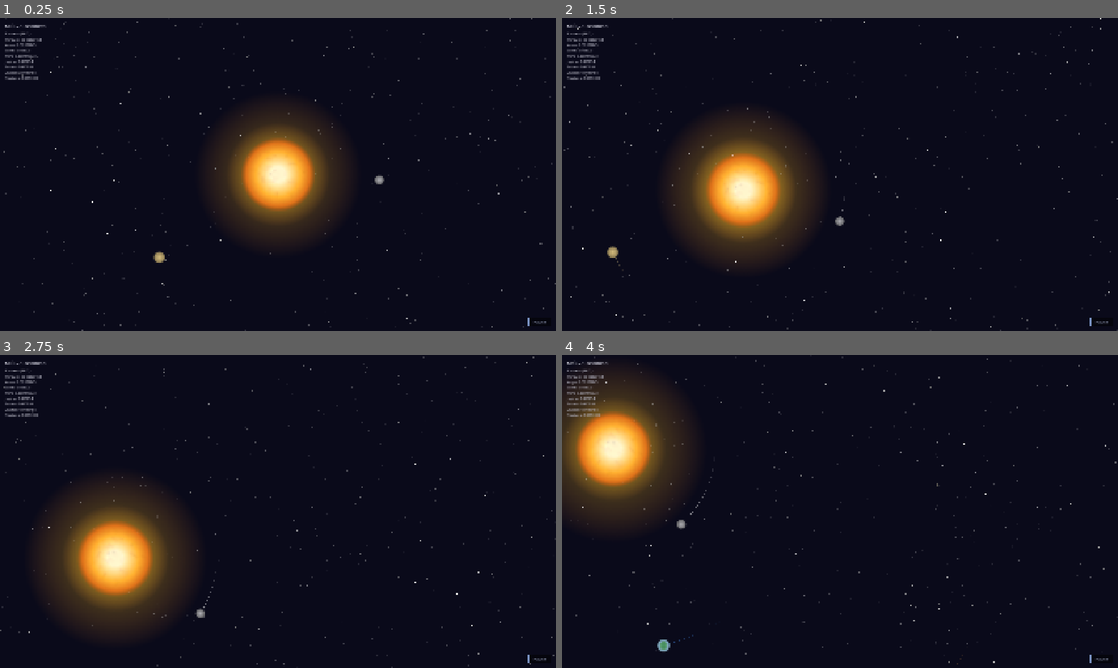
Above: before the commit, frames 1-4 (two rows, left to right).
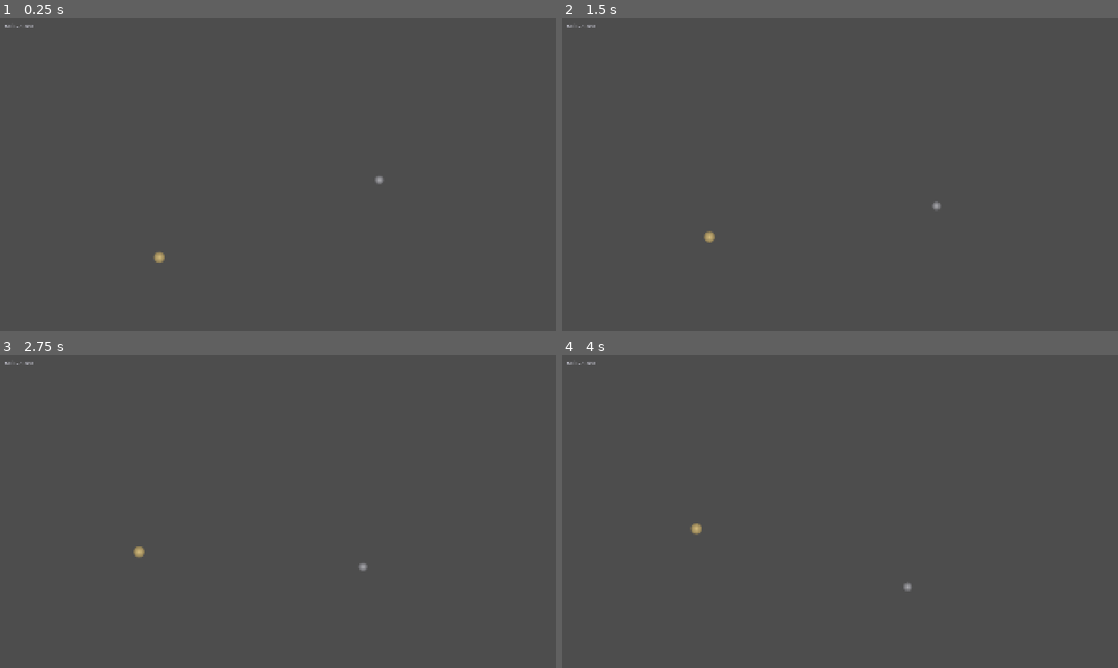
Above: after the commit, the same moments.

Repository: avantgardian/godot-space-idle
Game: Godot game, scene res://scenes/main.tscn
Two runs of this game, one before a commit and one after it. Both use one fixed random seed, a clock stepped at 60 frames per second and the inputs below.
Inputs (mouse positions are in pixels of both pictures, inside the frame that each line leads up to):
- Up to frame 1 (0.25 s): no input
- Up to frame 2 (1.5 s): tap Enter at 0.5 s; move the mouse to (962, 158) at 0.52 s; hold Right (ui_right) 0.53-1.25 s; tap L at 0.6 s; click (962, 158) at 0.67 s; drag from (728, 190) to (812, 237) at 1.27 s
- Up to frame 3 (2.75 s): move the mouse to (333, 442) at 2.02 s; hold Right (ui_right) from 2.03 s (still down); tap L at 2.1 s; click (333, 442) at 2.17 s
- Up to frame 4 (4 s): release Right (ui_right) at 2.75 s; drag from (812, 574) to (673, 464) at 2.77 s; move the mouse to (1006, 558) at 3.52 s; hold Left (ui_left) from 3.53 s (still down); tap L at 3.6 s; click (1006, 558) at 3.67 s

The runs differ from the first frame. In frame 1, 100% of the frame differs, in the area x 0-100%, y 0-100%; in frame 2, 100%; in frame 3, 100%; in frame 4, 100%.
Error after the commit: Parse Error: Cannot infer the type of "color" variable because the value doesn't have a set type. (res://scripts/main.gd:160)

Commit message:
Add planet info popup: name, mass, speed, orbit, period with fade-in/out

Diff:
--- a/scripts/main.gd
+++ b/scripts/main.gd
@@ -42,6 +42,16 @@
 const _STAR_SHADER := preload("res://shaders/star_blur.gdshader")
 const _SUN_SHADER := preload("res://shaders/sun_noise.gdshader")
 const PLANET_NAMES := ["Mercury", "Venus", "Earth", "Mars", "Jupiter", "Saturn", "Uranus", "Neptune"]
+const PLANET_COLORS := [
+	Color(0.7, 0.7, 0.7),
+	Color(0.95, 0.85, 0.5),
+	Color(0.3, 0.6, 1.0),
+	Color(0.85, 0.35, 0.15),
+	Color(0.85, 0.6, 0.3),
+	Color(0.8, 0.7, 0.4),
+	Color(0.4, 0.7, 0.9),
+	Color(0.2, 0.3, 0.85),
+]
 func _ready():
 	RenderingServer.set_default_clear_color(BG_COLOR)
 	_generate_star_layers()
@@ -142,6 +152,124 @@
 	var overlay := $UI/PauseOverlay as ColorRect
 	overlay.visible = _paused
 
+func _show_planet_popup(planet_node: Node2D):
+	_hide_planet_popup()
+	var idx := _find_planet_idx(planet_node)
+	if idx < 0:
+		return
+	var color := PLANET_COLORS[idx]
+
+	var panel := Panel.new()
+	panel.name = "PlanetPopup"
+	panel.anchor_left = 1.0
+	panel.anchor_top = 0.0
+	panel.anchor_right = 1.0
+	panel.anchor_bottom = 0.0
+	panel.offset_left = -300.0
+	panel.offset_top = 20.0
+	panel.offset_right = -20.0
+	panel.mouse_filter = Control.MOUSE_FILTER_IGNORE
+
+	var sb := StyleBoxFlat.new()
+	sb.bg_color = Color(0.04, 0.04, 0.1, 0.88)
+	sb.border_color = color
+	sb.border_width_left = 3
+	sb.border_width_top = 1
+	sb.border_width_right = 1
+	sb.border_width_bottom = 1
+	sb.corner_radius_top_left = 6
+	sb.corner_radius_top_right = 6
+	sb.corner_radius_bottom_right = 6
+	sb.corner_radius_bottom_left = 6
+	sb.content_margin_left = 16
+	sb.content_margin_top = 12
+	sb.content_margin_right = 16
+	sb.content_margin_bottom = 10
+	panel.add_theme_stylebox_override("panel", sb)
+
+	var vbox := VBoxContainer.new()
+	vbox.anchor_left = 0.0
+	vbox.anchor_top = 0.0
+	vbox.anchor_right = 1.0
+	vbox.anchor_bottom = 1.0
+	vbox.add_theme_constant_override("separation", 5)
+	panel.add_child(vbox)
+
+	var name_label := Label.new()
+	name_label.text = PLANET_NAMES[idx]
+	name_label.add_theme_font_size_override("font_size", 20)
+	name_label.add_theme_color_override("font_color", Color(0.92, 0.94, 1.0, 1.0))
+	name_label.add_theme_constant_override("outline_size", 1)
+	name_label.add_theme_color_override("font_outline_color", Color(0.0, 0.0, 0.0, 0.3))
+	vbox.add_child(name_label)
+
+	var sep := ColorRect.new()
+	sep.custom_minimum_size = Vector2(0, 1)
+	sep.size_flags_horizontal = Control.SIZE_SHRINK_CENTER
+	sep.color = Color(0.3, 0.4, 0.6, 0.25)
+	vbox.add_child(sep)
+
+	_popup_labels = {}
+	var fields := [
+		{ key = "mass",   label = "Mass",   fmt = "%s  M☉" },
+		{ key = "speed",  label = "Speed",  fmt = "%.2f  u/s" },
+		{ key = "radius", label = "Orbit",  fmt = "%.0f  u" },
+		{ key = "period", label = "Period", fmt = "%.0f  s" },
+	]
+	for f in fields:
+		var hbox := HBoxContainer.new()
+		hbox.add_theme_constant_override("separation", 8)
+		var lbl := Label.new()
+		lbl.text = f.label
+		lbl.add_theme_font_size_override("font_size", 12)
+		lbl.add_theme_color_override("font_color", Color(0.55, 0.6, 0.7, 1.0))
+		lbl.custom_minimum_size = Vector2(52, 0)
+		hbox.add_child(lbl)
+
+		var val := Label.new()
+		val.add_theme_font_size_override("font_size", 12)
+		val.add_theme_color_override("font_color", Color(0.85, 0.9, 1.0, 1.0))
+		val.add_theme_constant_override("outline_size", 1)
+		val.add_theme_color_override("font_outline_color", Color(0.0, 0.0, 0.0, 0.2))
+		hbox.add_child(val)
+		_popup_labels[f.key] = val
+		vbox.add_child(hbox)
+
+	vbox.add_child(sep.duplicate())
+
+	var track := Label.new()
+	track.text = "● Tracking"
+	track.add_theme_font_size_override("font_size", 10)
+	track.add_theme_color_override("font_color", color)
+	vbox.add_child(track)
+
+	$UI.add_child(panel)
+	_planet_popup = panel
+
+	panel.modulate = Color(1, 1, 1, 0)
+	var tween := create_tween()
+	tween.tween_property(panel, "modulate", Color(1, 1, 1, 1), 0.25).set_ease(Tween.EASE_OUT).set_trans(Tween.TRANS_CUBIC)
+
+func _update_planet_popup():
+	if not _planet_popup or not _follow_target:
+		return
+	var node := _follow_target
+	_popup_labels.mass.text = _popup_labels.mass.fmt % str(node.mass)
+	_popup_labels.speed.text = _popup_labels.speed.fmt % node._vel.length()
+	_popup_labels.radius.text = _popup_labels.radius.fmt % node.orbit_radius
+	_popup_labels.period.text = _popup_labels.period.fmt % node.orbit_period
+
+func _hide_planet_popup():
+	if not _planet_popup or not is_instance_valid(_planet_popup):
+		_planet_popup = null
+		return
+	var panel := _planet_popup
+	_planet_popup = null
+	_popup_labels = {}
+	var tween := create_tween()
+	tween.tween_property(panel, "modulate", Color(1, 1, 1, 0), 0.15)
+	tween.tween_callback(panel.queue_free)
+
 func _setup_planet_mass_ui():
 	_planet_mass_labels = []
 	var container := VBoxContainer.new()
@@ -321,6 +449,8 @@
 	move_child(line, planet.get_index())
 
 var _follow_target: Node2D = null
+var _planet_popup: Panel
+var _popup_labels: Dictionary
 
 func _setup_camera():
 	var camera := $Camera2D as Camera2D
@@ -437,8 +567,10 @@
 	if _follow_target:
 		if is_instance_valid(_follow_target) and not _follow_target._dead:
 			camera.position = camera.position.lerp(_follow_target.position, 3.0 * delta)
+			_update_planet_popup()
 		else:
 			_follow_target = null
+			_hide_planet_popup()
 
 	_update_star_parallax(camera)
 
@@ -453,6 +585,7 @@
 		move.y -= 1
 	if move != Vector2.ZERO:
 		_follow_target = null
+		_hide_planet_popup()
 		move = move.normalized() * camera_move_speed * delta / camera.zoom.x
 		camera.position += move
 
@@ -575,10 +708,12 @@
 			if not clicked.is_empty():
 				_follow_target = clicked.node
 				_target_zoom = camera_max_zoom
+				_show_planet_popup(clicked.node)
 				return
 
 		if event.button_index == MOUSE_BUTTON_LEFT or event.button_index == MOUSE_BUTTON_MIDDLE:
 			_follow_target = null
+			_hide_planet_popup()
 			_dragging = true
 			_drag_prev = event.position
 
